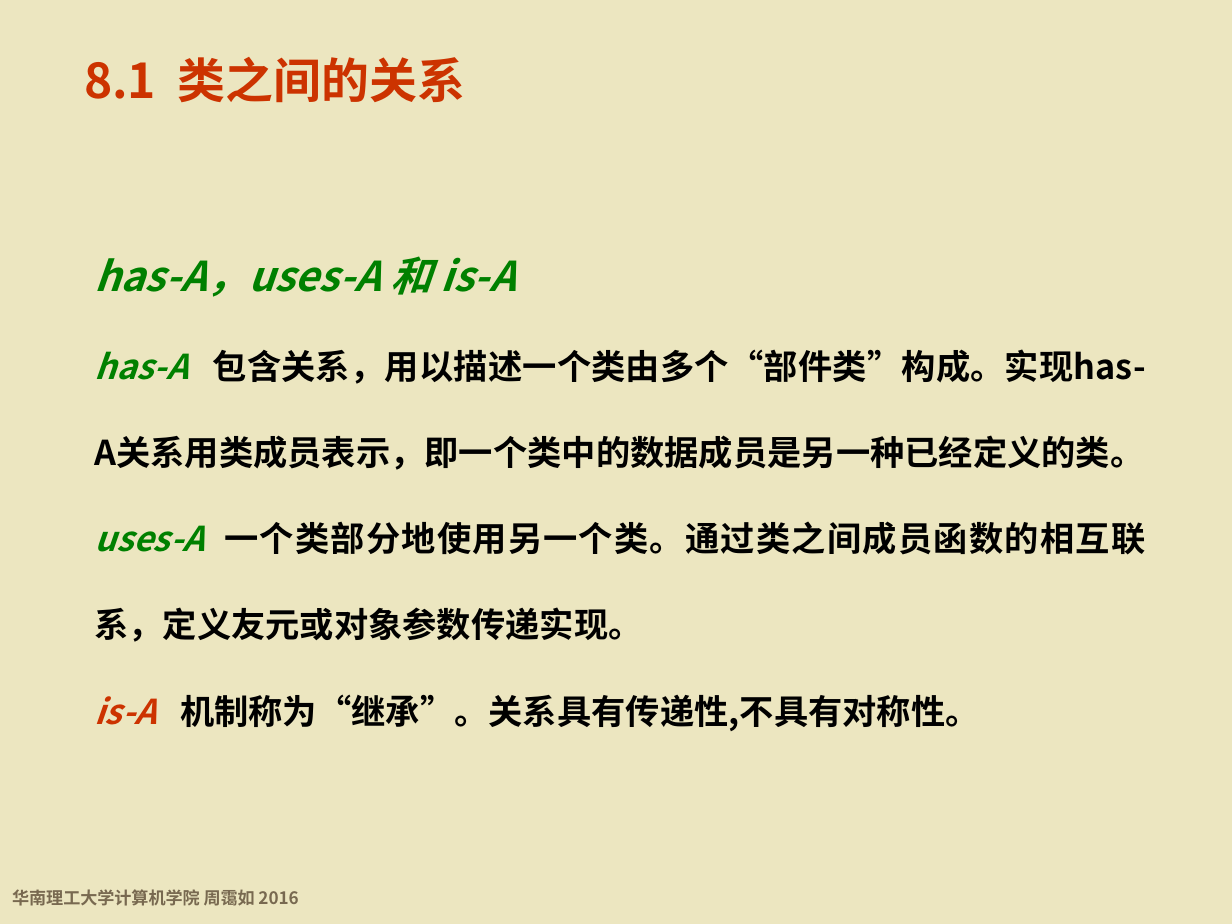
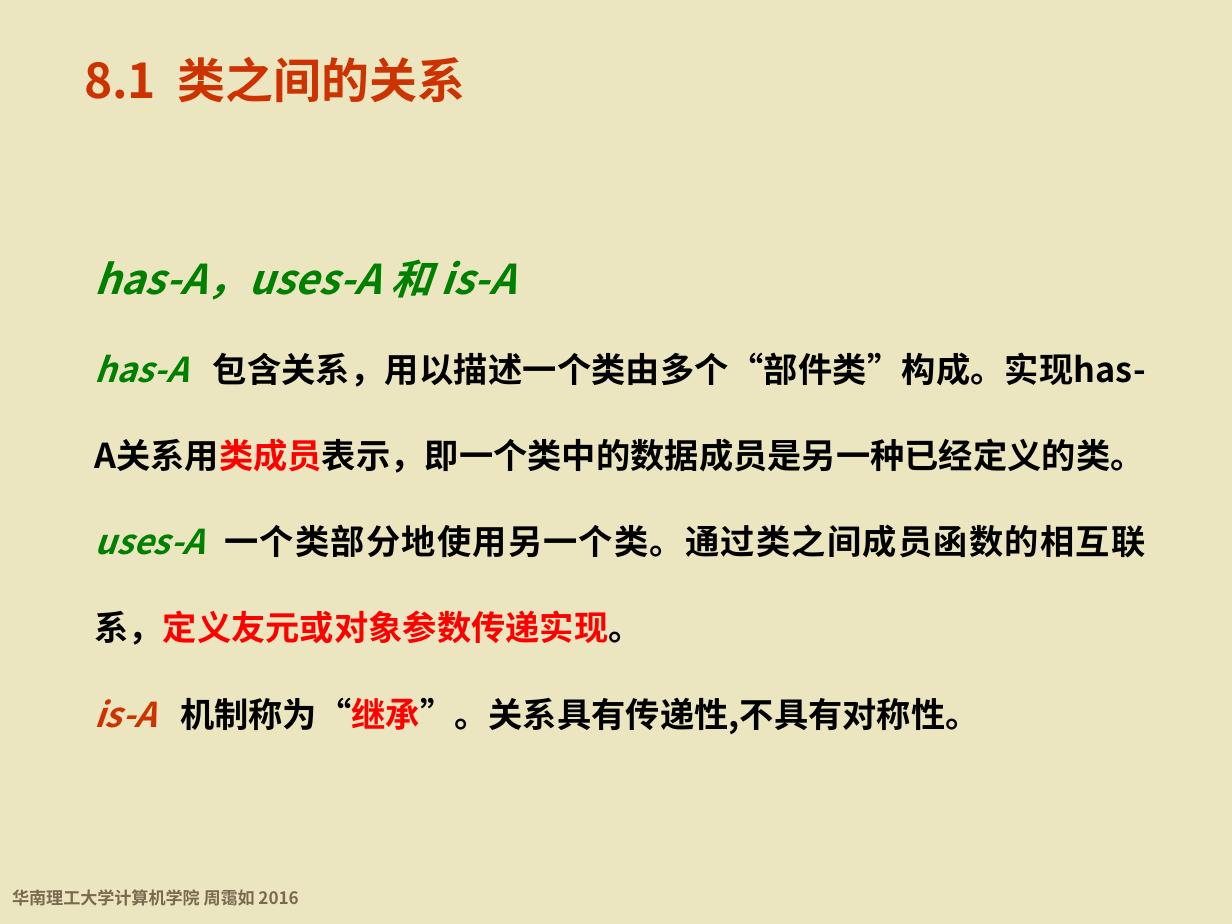
Before and after one commit to wwuhn/wwuhn.github.io, a slide deck: slide 2 of bookspcClassic/C++程序设计基础（第5版）周霭如/8-继承.pptx. Drawn at 1232x924 pixels with LibreOffice and Linux fonts; fonts in the diff are those of the drawing; background and template pictures are left out. Boxes give left, top, right and bottom in pixels: in the first picture for what was removed or moved away, otherwise in the second. Text is boxed around its words. In the diff, an @@ line names an element or a change of style, - is before the commit and + after.

```diff
--- a/bookspcClassic/C++程序设计基础（第5版）周霭如/8-继承.pptx
+++ b/bookspcClassic/C++程序设计基础（第5版）周霭如/8-继承.pptx
@@ text at (x1=94, y1=352, x2=1146, y2=734): text colour #000000 to #FF0000 in "包含关系，用以描述一个类由多个“部件类”构成。实现has-A关系用类成员表示，即一个类中的数据成员是另一种已经定义的类。", "一个类部分地使用另一个类。通过类之间成员函数的相互联系，定义友元或对象参数传递实现。", "机制称为“继承”。关系具有传递性,不具有对称性。" @@
```
Also in this commit, not shown: 10 other slides changed.
